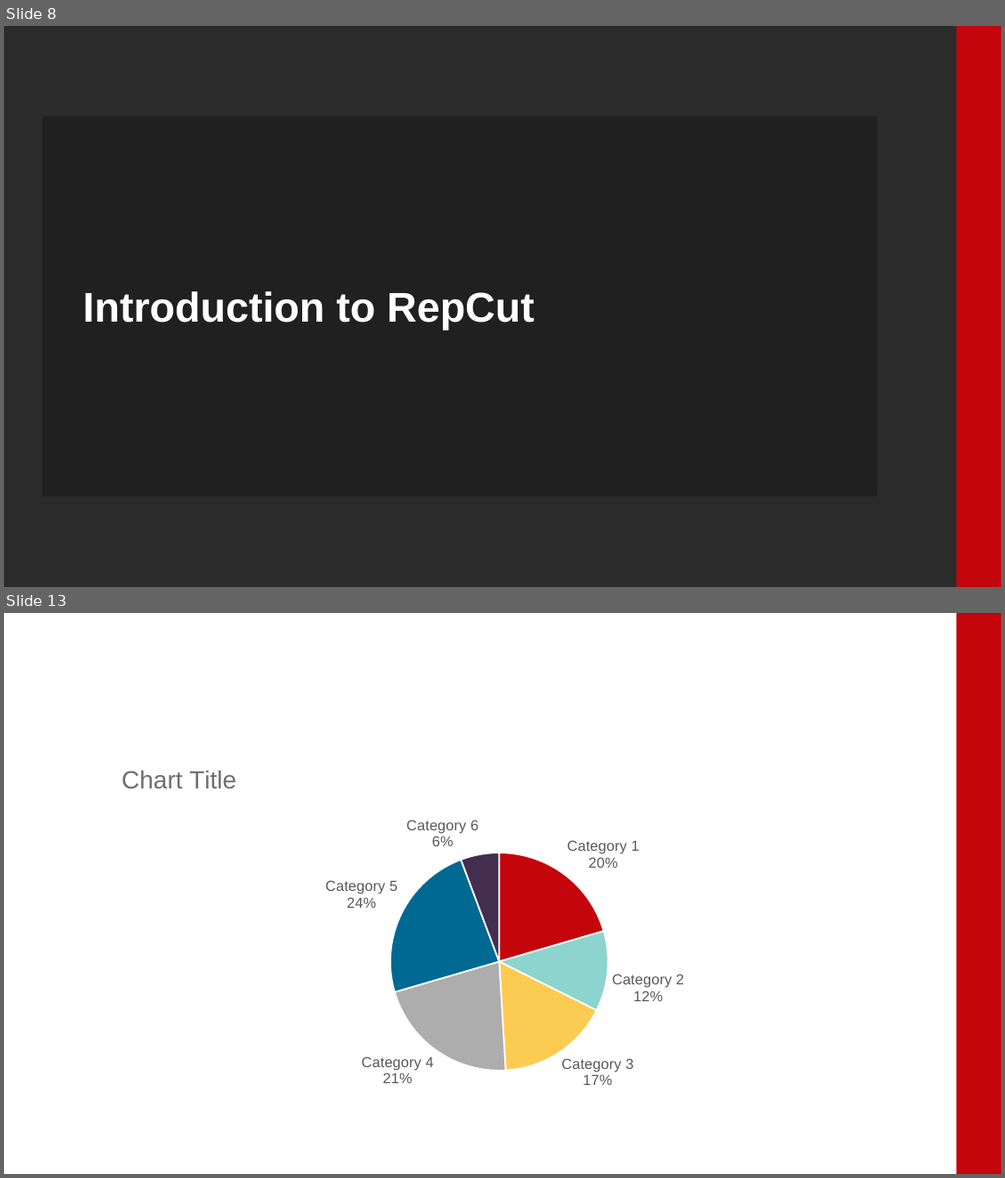
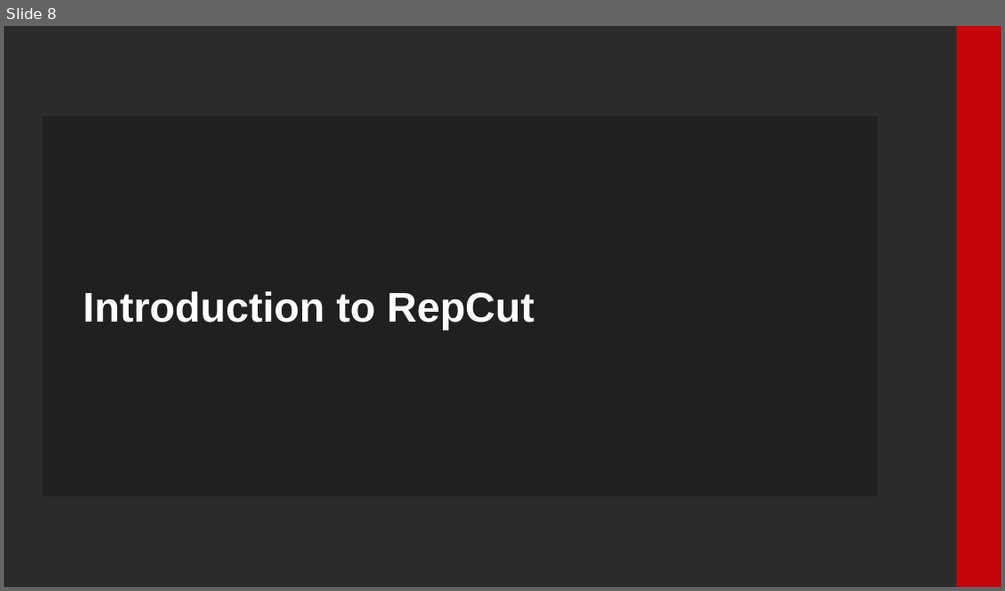
Before and after one commit to Foolock/papers, a slide deck: RepCut/RepCut.pptx. Shown one above the other, each under a label of ours: slides 8 and 13 before the commit, slide 8 after it; the slides between them are not shown. The pictures are 1005x1178 and 1005x591 pixels, drawn with LibreOffice and Linux fonts; fonts in the diff are those of the drawing; background and template pictures are left out; a plain dark background stands for a picture behind light text. Boxes give left, top, right and bottom in pixels: in the first picture for what was removed or moved away, otherwise in the second. Text is boxed around its words. In the diff, an @@ line names an element or a change of style, - is before the commit and + after.

```diff
--- a/RepCut/RepCut.pptx
+++ b/RepCut/RepCut.pptx
@@ slide 13 removed at box(4, 613, 1001, 1174), background #FFFFFF; not listed: 1 template element that a slide beside it also shows @@
@@ pie chart removed at box(112, 752, 893, 1107) @@
-title "Chart Title "
-categories: Category 1, Category 2, Category 3, Category 4, Category 5, Category 6
-Series 1: 20, 12, 17, 21, 24, 6
-Series 2: 21, 39, 16, 25, -, -
-Series 3: 17, 17, 25, 42, -, -
-Series 4: 17, 25, 24, 34, -, -
-Series 5: 22, 30, 21, 28, -, -
```
Also in this commit, not shown: 1 slide changed, 4 slides added, 5 other slides removed.
